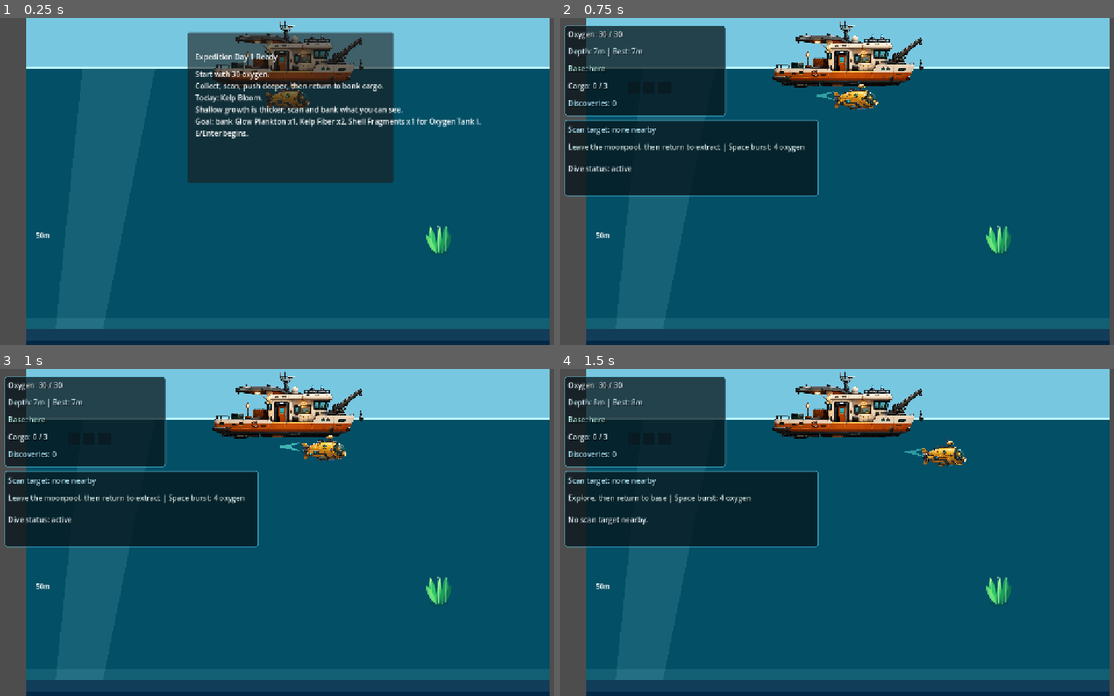
Above: before the commit, frames 1-4 (two rows, left to right).
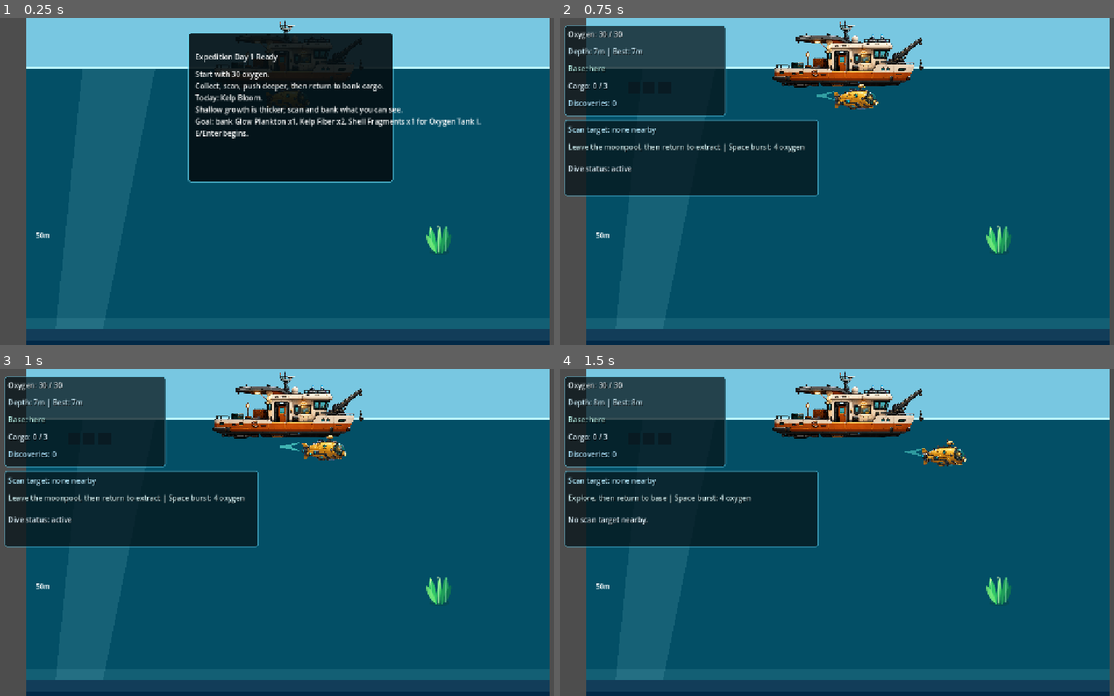
Above: after the commit, the same moments.

Repository: joeypshell/OceanGame
Game: Godot game, scene res://scenes/Main.tscn
The game is run twice, just before and just after one commit, with the same random seed, the same clock (stepped at 60 frames per second) and the same inputs.
Inputs:
- Up to frame 1 (0.25 s): no input
- Up to frame 2 (0.75 s): tap Enter at 0.5 s; hold D (move_right) from 0.53 s (still down); tap E (interact) at 0.6 s
- Up to frame 3 (1 s): keep holding D (move_right)
- Up to frame 4 (1.5 s): release D (move_right) at 1.28 s; hold S (move_down) from 1.28 s (still down); tap F (scan) at 1.35 s

The runs differ from the first frame. In frame 1, 15% of the frame differs, in the area x 33-72%, y 4-51%; in frame 2, nothing differs; in frame 3, nothing differs; in frame 4, nothing differs.

Commit message:
Resolve #266 tune surface panel opacity

Diff:
--- a/scenes/Main.tscn
+++ b/scenes/Main.tscn
@@ -67,6 +67,22 @@
 content_margin_right = 12.0
 content_margin_bottom = 10.0
 
+[sub_resource type="StyleBoxFlat" id="StyleBoxFlat_surface_panel"]
+bg_color = Color(0.018, 0.055, 0.07, 0.9)
+border_width_left = 2
+border_width_top = 2
+border_width_right = 2
+border_width_bottom = 2
+border_color = Color(0.42, 0.86, 0.96, 0.62)
+corner_radius_top_left = 6
+corner_radius_top_right = 6
+corner_radius_bottom_right = 6
+corner_radius_bottom_left = 6
+content_margin_left = 14.0
+content_margin_top = 12.0
+content_margin_right = 14.0
+content_margin_bottom = 12.0
+
 [node name="Main" type="Node2D"]
 script = ExtResource("1_main_script")
 
@@ -1295,6 +1311,7 @@
 offset_top = 32.0
 offset_right = 872.0
 offset_bottom = 362.0
+theme_override_styles/panel = SubResource("StyleBoxFlat_surface_panel")
 
 [node name="SurfaceTabs" type="Label" parent="HUD/RunPanel"]
 offset_left = 16.0
@@ -1323,6 +1340,7 @@
 offset_top = 376.0
 offset_right = 872.0
 offset_bottom = 728.0
+theme_override_styles/panel = SubResource("StyleBoxFlat_surface_panel")
 
 [node name="UpgradeMenuTitle" type="Label" parent="HUD/UpgradePanel"]
 offset_left = 16.0
Not shown: 1 places in scenes/Main.tscn that only renumber resources
